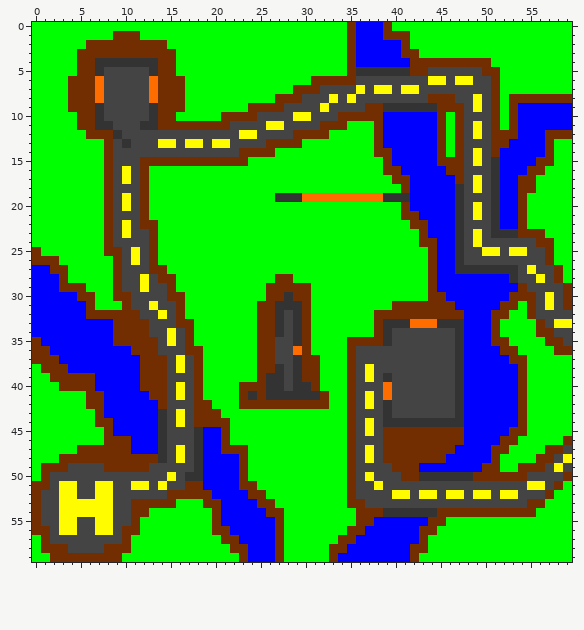
Edited in one commit: pixel-art sprite (res/water_test_level.png). The picture above was drawn from the file before the commit.
The file is 60x60 pixels.
Now the later version:
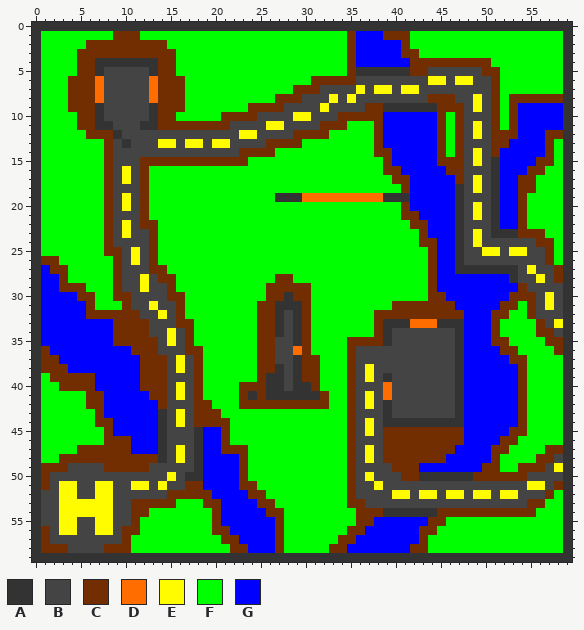
Palette (. is transparent): A #333333  B #444444  C #722e01  D #ff6c00  E #fffc00  F #00ff00  G #0000ff
Change:
Changed rows in their new state; - is an unchanged pixel.
first column x 0:
 0 AAAAAAAAAAAAAAAAAAAAAAAAAAAAAAAAAAAAAAAAAAAAAAAAAAAAAAAAAAAA
 1 A----------------------------------------------------------A
 2 A----------------------------------------------------------A
 3 A----------------------------------------------------------A
 4 A----------------------------------------------------------A
 5 A----------------------------------------------------------A
 6 A----------------------------------------------------------A
 7 A----------------------------------------------------------A
 8 A----------------------------------------------------------A
 9 A----------------------------------------------------------A
10 A----------------------------------------------------------A
11 A----------------------------------------------------------A
12 A----------------------------------------------------------A
13 A----------------------------------------------------------A
14 A----------------------------------------------------------A
15 A----------------------------------------------------------A
16 A----------------------------------------------------------A
17 A----------------------------------------------------------A
18 A----------------------------------------------------------A
19 A----------------------------------------------------------A
20 A----------------------------------------------------------A
21 A----------------------------------------------------------A
22 A----------------------------------------------------------A
23 A----------------------------------------------------------A
24 A----------------------------------------------------------A
25 A----------------------------------------------------------A
26 A----------------------------------------------------------A
27 A----------------------------------------------------------A
28 A----------------------------------------------------------A
29 A----------------------------------------------------------A
30 A----------------------------------------------------------A
31 A----------------------------------------------------------A
32 A----------------------------------------------------------A
33 A----------------------------------------------------------A
34 A----------------------------------------------------------A
35 A----------------------------------------------------------A
36 A----------------------------------------------------------A
37 A----------------------------------------------------------A
38 A----------------------------------------------------------A
39 A----------------------------------------------------------A
40 A----------------------------------------------------------A
41 A----------------------------------------------------------A
42 A----------------------------------------------------------A
43 A----------------------------------------------------------A
44 A----------------------------------------------------------A
45 A----------------------------------------------------------A
46 A----------------------------------------------------------A
47 A----------------------------------------------------------A
48 A----------------------------------------------------------A
49 A----------------------------------------------------------A
50 A----------------------------------------------------------A
51 A----------------------------------------------------------A
52 A----------------------------------------------------------A
53 A----------------------------------------------------------A
54 A----------------------------------------------------------A
55 A----------------------------------------------------------A
56 A----------------------------------------------------------A
57 A----------------------------------------------------------A
58 A----------------------------------------------------------A
59 AAAAAAAAAAAAAAAAAAAAAAAAAAAAAAAAAAAAAAAAAAAAAAAAAAAAAAAAAAAA
Changed places in both pictures, as pixel boxes (x1, y1, x2, y2):
changed: (32, 22, 572, 562)
